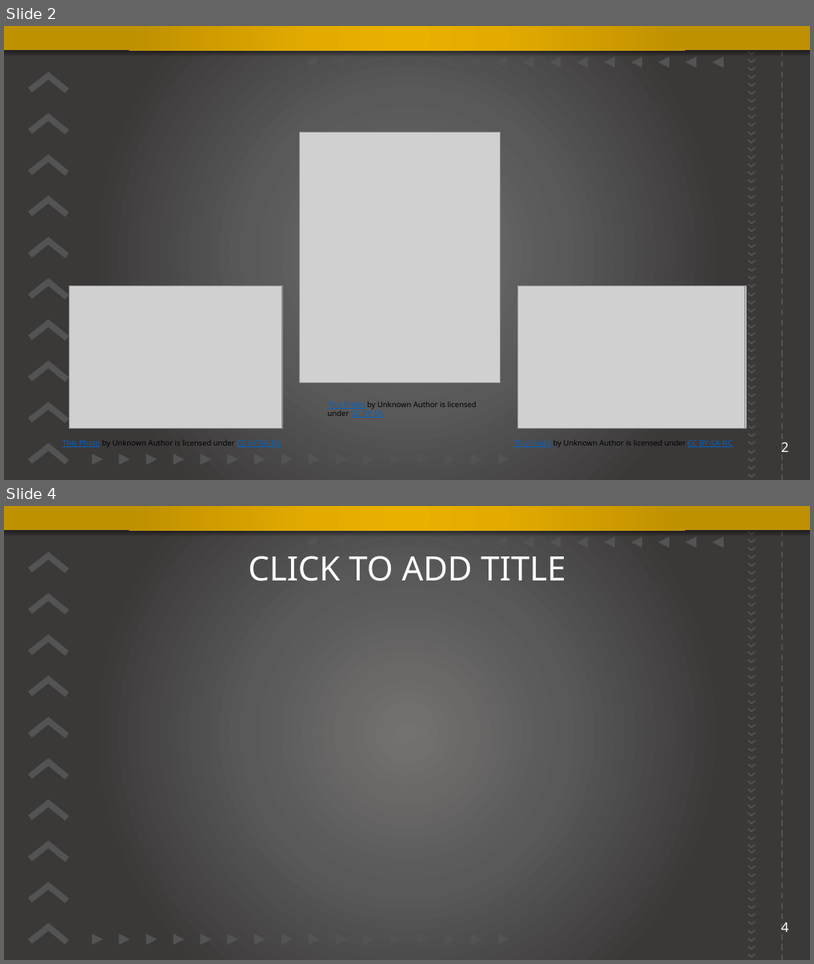
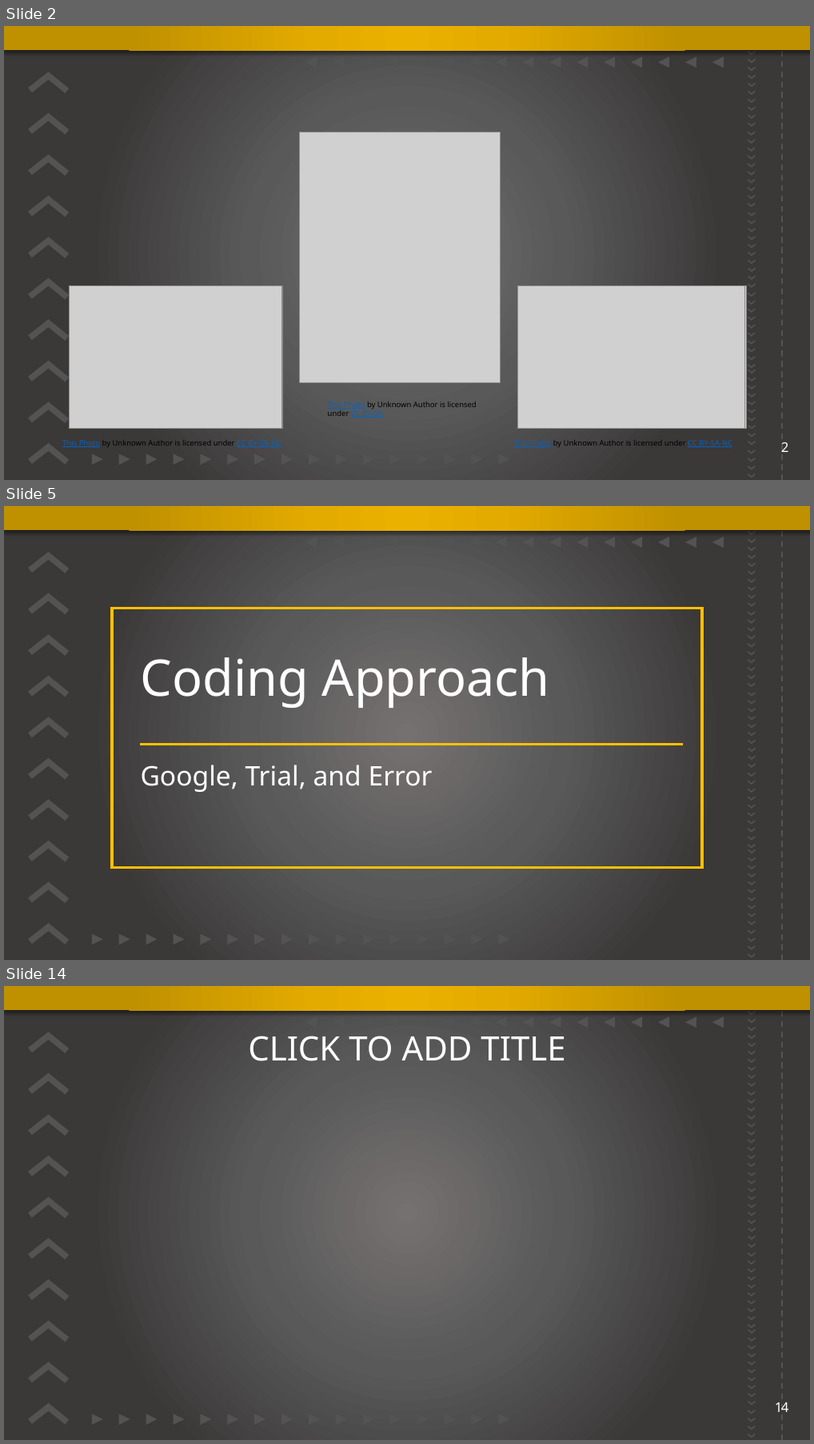
Before and after one commit to shupersap/Sport-Vs.-e-Sports-Viewers, a slide deck: Presentation.pptx. Shown one above the other, each under a label of ours: slides 2 and 4 before the commit, slides 2, 5 and 14 after it; the slides between them are not shown. The pictures are 814x964 and 814x1444 pixels, drawn with LibreOffice and Linux fonts; fonts in the diff are those of the drawing; grey boxes stand for pictures; background and template pictures are left out. Boxes give left, top, right and bottom in pixels: in the first picture for what was removed or moved away, otherwise in the second. Text is boxed around its words. In the diff, an @@ line names an element or a change of style, - is before the commit and + after.

```diff
--- a/Presentation.pptx
+++ b/Presentation.pptx
@@ slide 5 added at (x1=4, y1=506, x2=810, y2=960), background gradient #767171 to #595959 to #3B3838; not listed: 162 template elements that a slide beside it also shows @@
@@ rectangle added at (x1=112, y1=608, x2=702, y2=867), outline #FFC000 3 pt @@
@@ title added at (x1=141, y1=657, x2=550, y2=708), 60 pt, text #FFFFFF @@
+Coding Approach
@@ line added from (140, 744) to (683, 744), #FFC000 3 pt @@
@@ text added at (x1=141, y1=764, x2=433, y2=792), 32 pt, text #FFFFFF @@
+Google, Trial, and Error
@@ what was slide 4 is now slide 14 @@
@@ page number at (x1=775, y1=1402, x2=790, y2=1412): text changed @@
-4
+14
```
Also in this commit, not shown: 10 other slides added, 1 slide removed.
